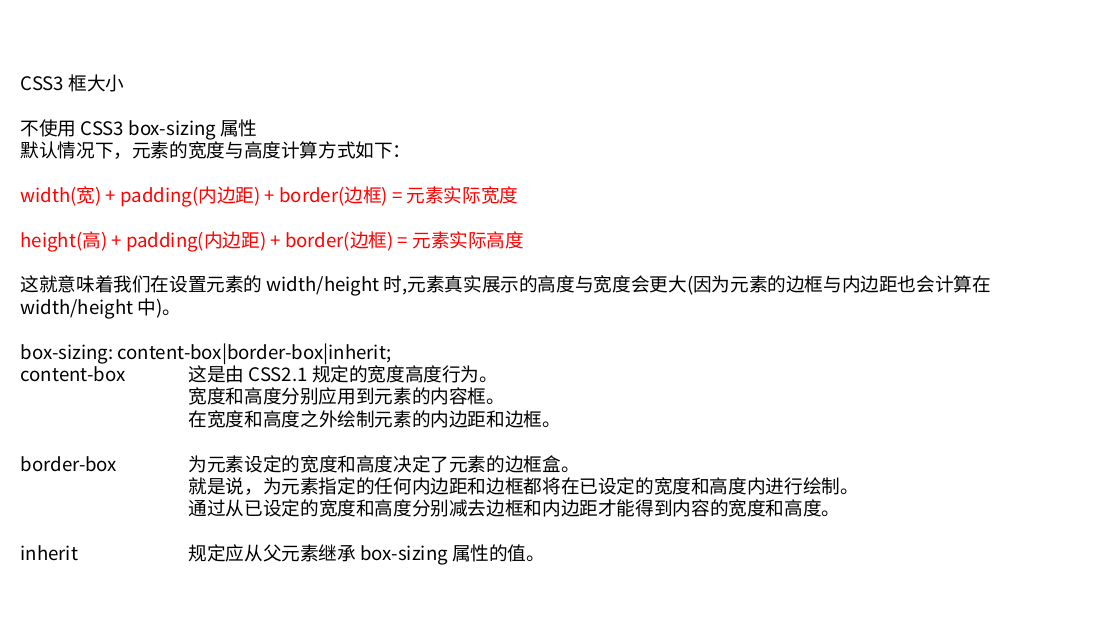
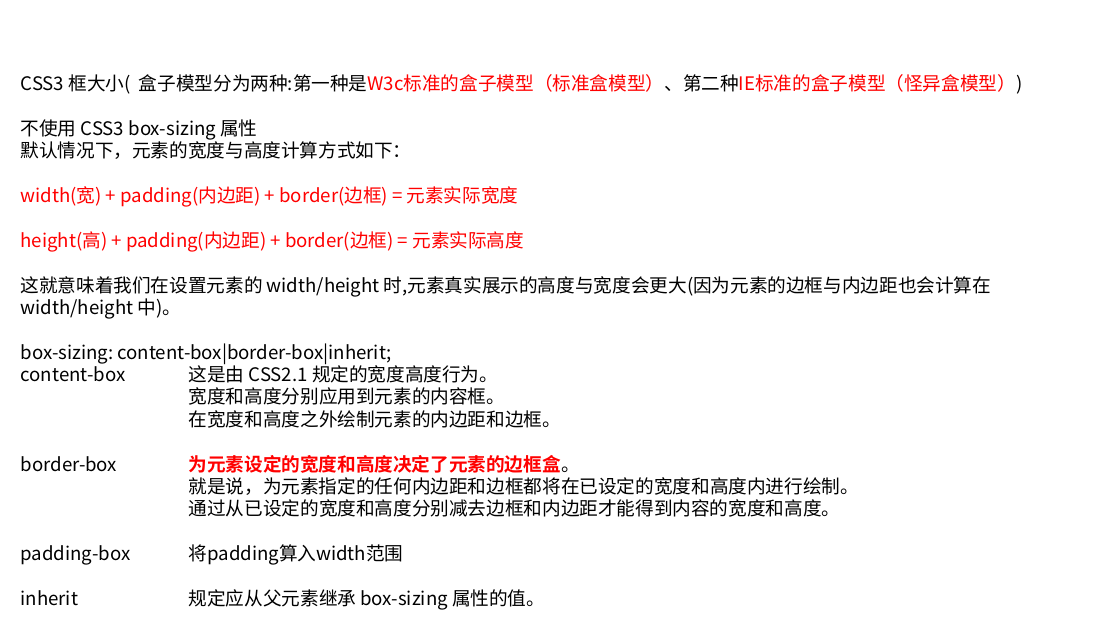
Before and after one commit to linkknown/PPT, a slide deck: slide 31 of 前端PPT/css 简介.pptx (slide 30 before the commit). Drawn at 1120x630 pixels with LibreOffice and Linux fonts; fonts in the diff are those of the drawing; background and template pictures are left out. Boxes give left, top, right and bottom in pixels: in the first picture for what was removed or moved away, otherwise in the second. Text is boxed around its words. In the diff, an @@ line names an element or a change of style, - is before the commit and + after.

```diff
--- a/前端PPT/css 简介.pptx
+++ b/前端PPT/css 简介.pptx
@@ text at (21,74,1022,94): text changed; text colour #000000 to #FF0000 @@
-CSS3 框大小
+CSS3 框大小( 盒子模型分为两种:第一种是W3c标准的盒子模型（标准盒模型）、第二种IE标准的盒子模型（怪异盒模型）)
@@ text at (21,455,580,473): text colour #000000 to #FF0000, bold on in "为元素设定的宽度和高度决定了元素的边框盒。" @@
@@ text at (21,544,404,565): paragraph added @@
+padding-box 将padding算入width范围
```
Also in this commit, not shown: 10 other slides changed, 1 slide added.
